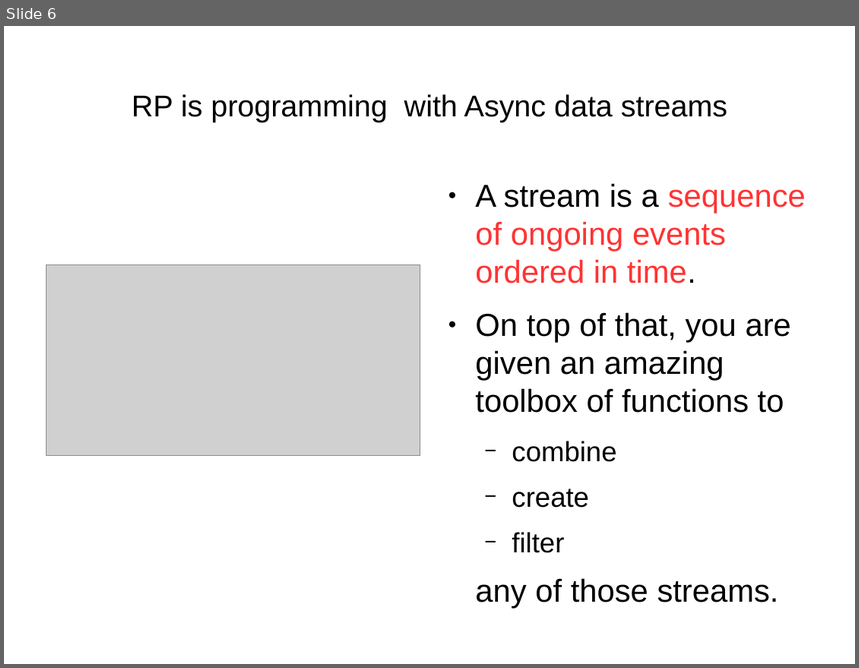
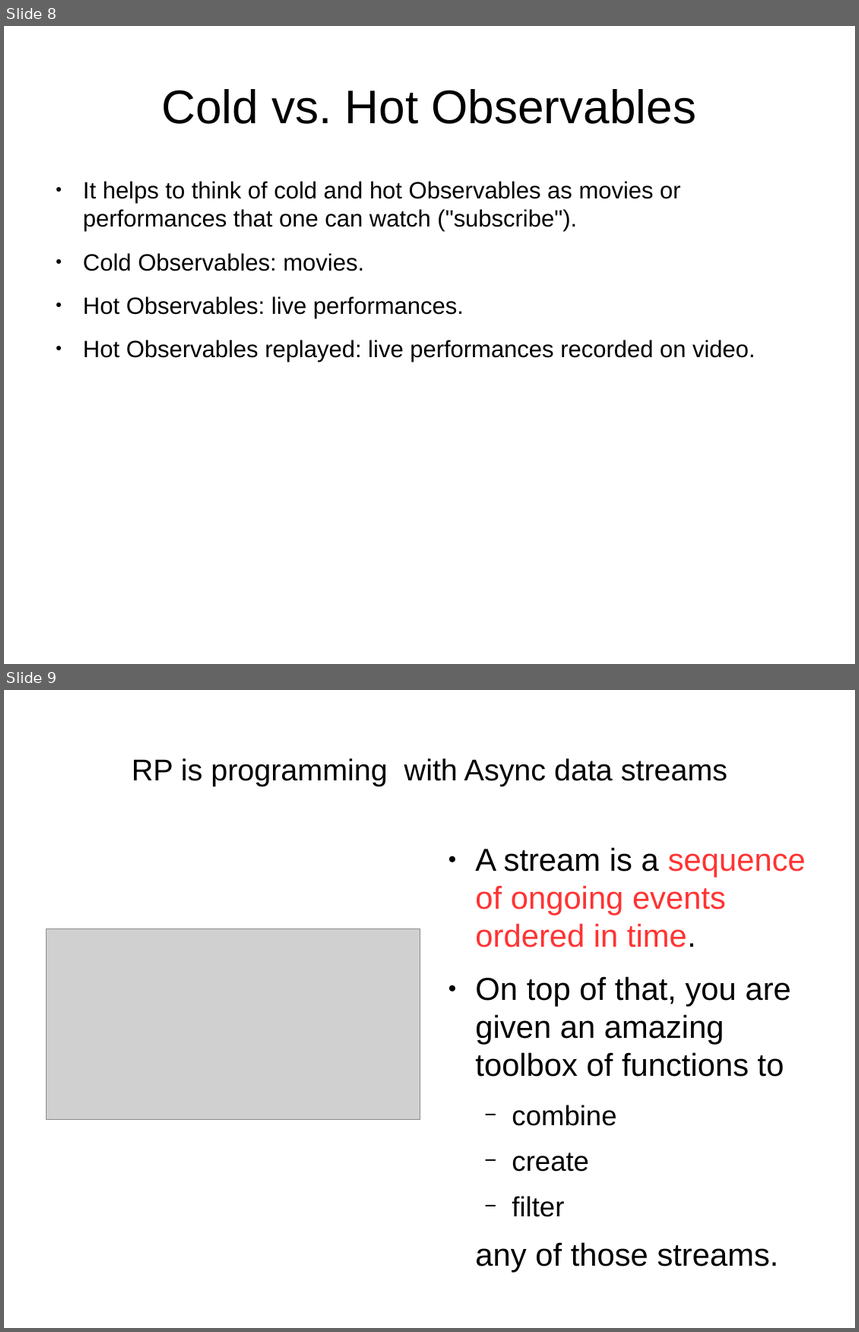
Before and after one commit to sallop/til, a slide deck: RxJS.odp. Shown one above the other, each under a label of ours: slide 6 before the commit, slides 8 and 9 after it. The pictures are 859x668 and 859x1332 pixels, drawn with LibreOffice and Linux fonts; fonts in the diff are those of the drawing; grey boxes stand for pictures. Boxes give left, top, right and bottom in pixels: in the first picture for what was removed or moved away, otherwise in the second. Text is boxed around its words. In the diff, an @@ line names an element or a change of style, - is before the commit and + after.

```diff
--- a/RxJS.odp
+++ b/RxJS.odp
@@ slide 8 added at bbox=[4, 26, 855, 664], background #FFFFFF @@
@@ title added at bbox=[162, 89, 696, 124], 44 pt, text #000000 @@
+Cold vs. Hot Observables
@@ text added at bbox=[83, 181, 756, 362], 22 pt, text #000000 @@
+● It helps to think of cold and hot Observables as movies or performances that one can watch ("subscribe").
+● Cold Observables: movies.
+● Hot Observables: live performances.
+● Hot Observables replayed: live performances recorded on video.
@@ what was slide 6 is now slide 9 @@
```
Also in this commit, not shown: 7 slides changed, 14 other slides added.
